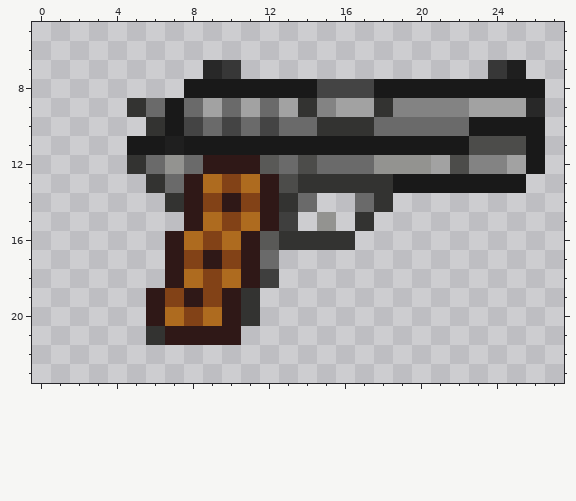
Pixel-art sprite -- Resources/Textures/Nuclear14/Objects/Weapons/Guns/Pistols/colt.rsi/bolt-open.png. The picture above was drawn from the file before the commit.
The file is 32x32 pixels. Colours within 5 levels of each other are drawn and written as one. Shown: x 0..27, y 5..23.
And afterwards:
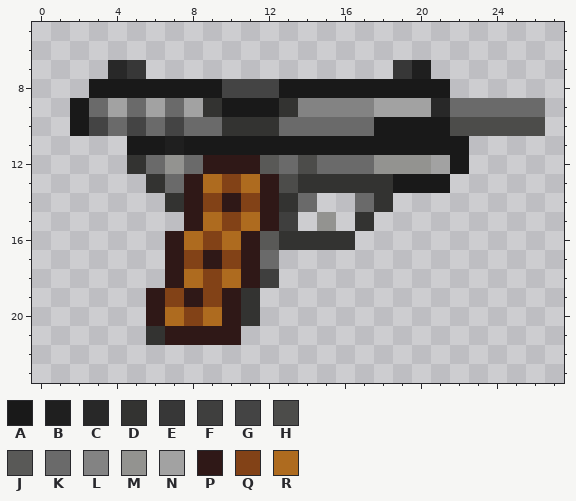
Palette (. is transparent): A #191919  B #1f1f1f  C #282828  D #333331  E #373737  F #3f3f3e  G #444444  H #4c4c4a  J #595957  K #6a6a6a  L #838383  M #939390  N #a2a2a2  P #2f1817  Q #824217  R #ae6b1f
Commit: bolt open corrections for most guns
Edits made:
Colour A is added in row 8 at x 3 to 7; in rows 9 to 10 at x 2.
Colour A replaces colour G in row 8 at x 15 to 17.
Colour A replaces colour H in row 12 at x 22.
Colour A replaces colour K in row 9 at x 10 and 12; in row 10 at x 18 to 21.
Colour A replaces colour N in row 9 at x 11.
Colour B is added in row 7 at x 20.
Colour C is added in row 7 at x 4.
Colour C replaces colour L in row 9 at x 21.
Colour D replaces colour G in row 10 at x 10 and 12.
Colour D replaces colour K in row 10 at x 11.
Colour D replaces colour N in row 9 at x 9 and 13.
Colour E is added in row 7 at x 5 and 19.
Colour G is added in row 10 at x 3 and 5.
Colour G replaces colour A in row 8 at x 10 to 12; in row 10 at x 7.
Colour H replaces colour A in row 10 at x 23 to 26.
Colour H replaces colour K in row 10 at x 22.
Colour K is added in row 9 at x 3; in row 10 at x 4.
Colour K replaces colour A in row 9 at x 7.
Colour K replaces colour C in row 9 at x 26.
Colour K replaces colour D in row 9 at x 5; in row 10 at x 6 and 15 to 17.
Colour K replaces colour G in row 10 at x 8.
Colour K replaces colour L in row 9 at x 22.
Colour K replaces colour N in row 9 at x 23 to 25.
Colour L replaces colour D in row 9 at x 14.
Colour L replaces colour N in row 9 at x 16 to 17.
Colour N is added in row 9 at x 4.
Colour N replaces colour D in row 9 at x 18.
Colour N replaces colour K in row 9 at x 6 and 8.
Colour N replaces colour L in row 9 at x 19 to 20.
The edit erases colour A in row 8 at x 22 to 26; in rows 11 to 12 at x 26; in row 13 at x 22 to 25.
The edit erases colour B in row 7 at x 25.
The edit erases colour C in row 7 at x 9.
The edit erases colour E in row 7 at x 10 and 24.
The edit erases colour H in row 11 at x 23 to 25.
The edit erases colour L in row 12 at x 23 to 24.
The edit erases colour N in row 12 at x 25.
Where, in picture pixels (left, top, right, bottom), the same in both pictures:
changed: (70, 60, 545, 193)
